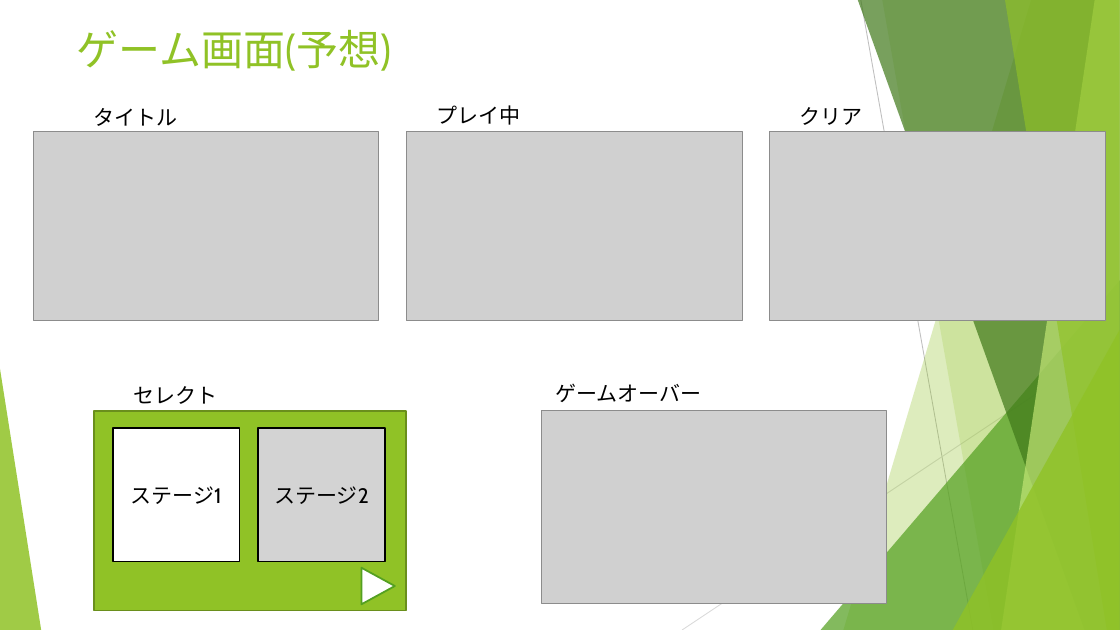
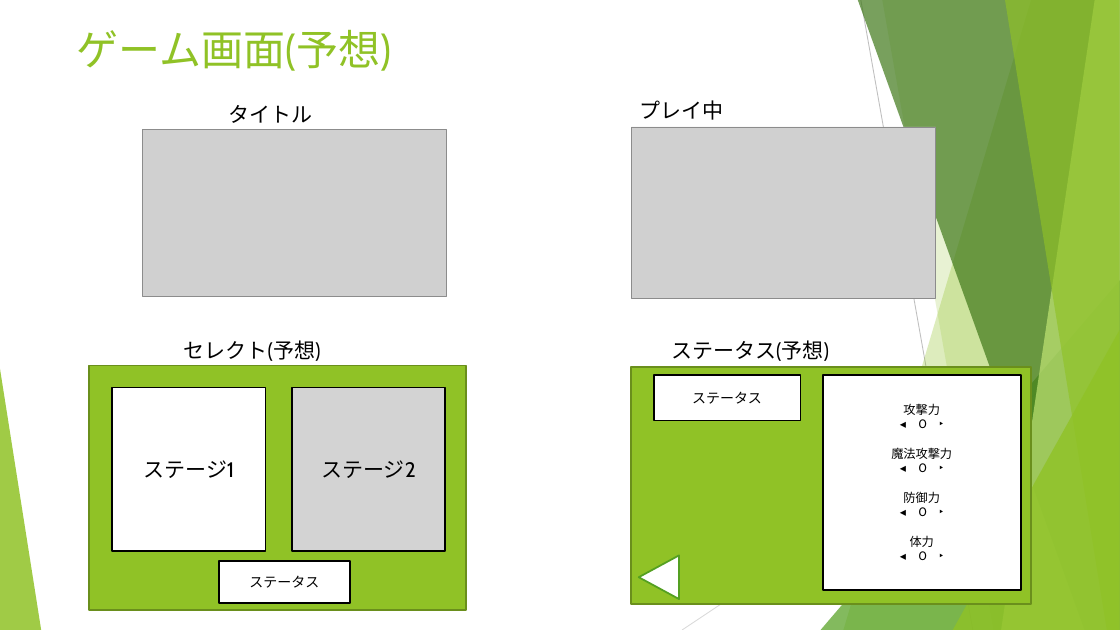
Before and after one commit to Remy-1216/MonsterCrusher, a slide deck: slide 5 of MonsterCrusher Mod.pptx (slide 4 before the commit). Drawn at 1120x630 pixels with LibreOffice and Linux fonts; fonts in the diff are those of the drawing; grey boxes stand for pictures. Boxes give left, top, right and bottom in pixels: in the first picture for what was removed or moved away, otherwise in the second. Text is boxed around its words. In the diff, an @@ line names an element or a change of style, - is before the commit and + after.

```diff
--- a/MonsterCrusher Mod.pptx
+++ b/MonsterCrusher Mod.pptx
@@ text "タイトル": place and size @@
-text "タイトル" at bbox=[94, 108, 178, 126]
+text "タイトル" at bbox=[228, 105, 312, 123]
@@ text "プレイ中": place and size @@
-text "プレイ中" at bbox=[436, 105, 520, 125]
+text "プレイ中" at bbox=[640, 100, 724, 120]
@@ text removed at bbox=[800, 107, 863, 125] @@
-クリア
@@ picture: place and size @@
-picture at bbox=[34, 132, 378, 321]
+picture at bbox=[143, 129, 447, 297]
@@ picture: place and size @@
-picture at bbox=[406, 132, 742, 321]
+picture at bbox=[632, 127, 936, 298]
@@ picture removed at bbox=[770, 132, 1106, 321] @@
@@ text at bbox=[184, 340, 321, 361]: text changed @@
-セレクト
+セレクト(予想)
@@ text added at bbox=[671, 340, 829, 361], 18 pt, text #000000 @@
+ステータス(予想)
@@ rectangle: place and size @@
-rectangle at bbox=[94, 411, 406, 611]
+rectangle at bbox=[89, 365, 465, 610]
@@ rectangle "ステージ1": place and size @@
-rectangle "ステージ1" at bbox=[113, 428, 239, 561]
+rectangle "ステージ1" at bbox=[113, 387, 266, 551]
@@ rectangle "ステージ2": place and size @@
-rectangle "ステージ2" at bbox=[258, 428, 385, 561]
+rectangle "ステージ2" at bbox=[292, 387, 445, 551]
@@ text removed at bbox=[556, 383, 702, 402] @@
-ゲームオーバー
@@ rectangle added at bbox=[632, 367, 1032, 605], fill #90C226, outline #6B901C 1.5 pt @@
@@ rectangle added at bbox=[654, 376, 801, 421], fill #FFFFFF, outline #000000 1.5 pt, 12 pt, text #000000 @@
+ステータス
@@ rectangle added at bbox=[823, 376, 1022, 591], fill #FFFFFF, outline #000000 1.5 pt, 10.5 pt, text #000000 @@
+攻撃力
+◂ 0 ‣
+魔法攻撃力
+◂ 0 ‣
+防御力
+◂ 0 ‣
+体力
+◂ 0 ‣
@@ picture removed at bbox=[542, 410, 886, 604] @@
@@ rectangle added at bbox=[218, 561, 350, 602], fill #FFFFFF, outline #000000 1.5 pt, 12 pt, text #000000 @@
+ステータス
@@ triangle at bbox=[639, 555, 679, 599]: rotation 90 to 270 degrees @@
```
Also in this commit, not shown: 3 other slides changed, 1 slide added, 7 other files.
